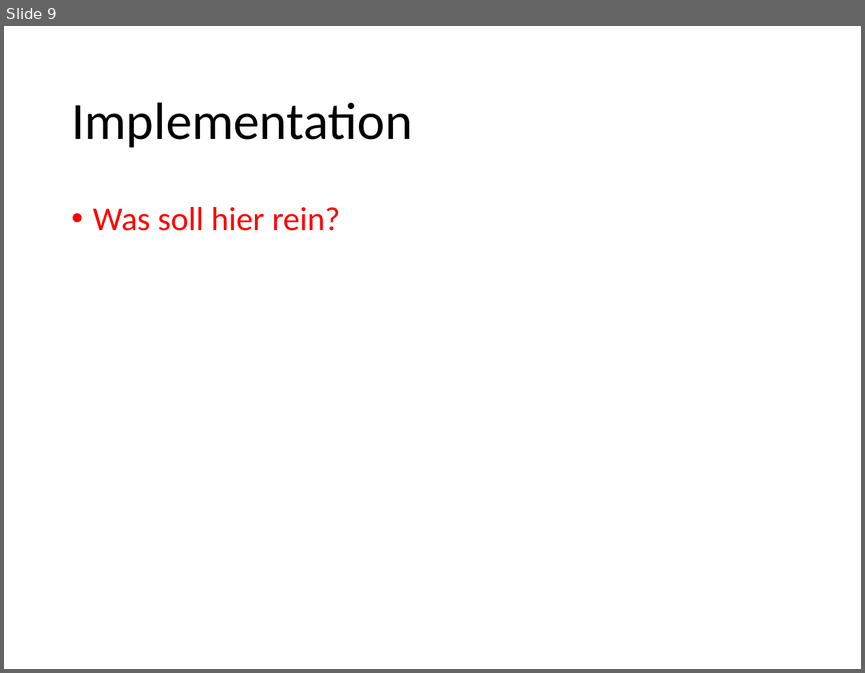
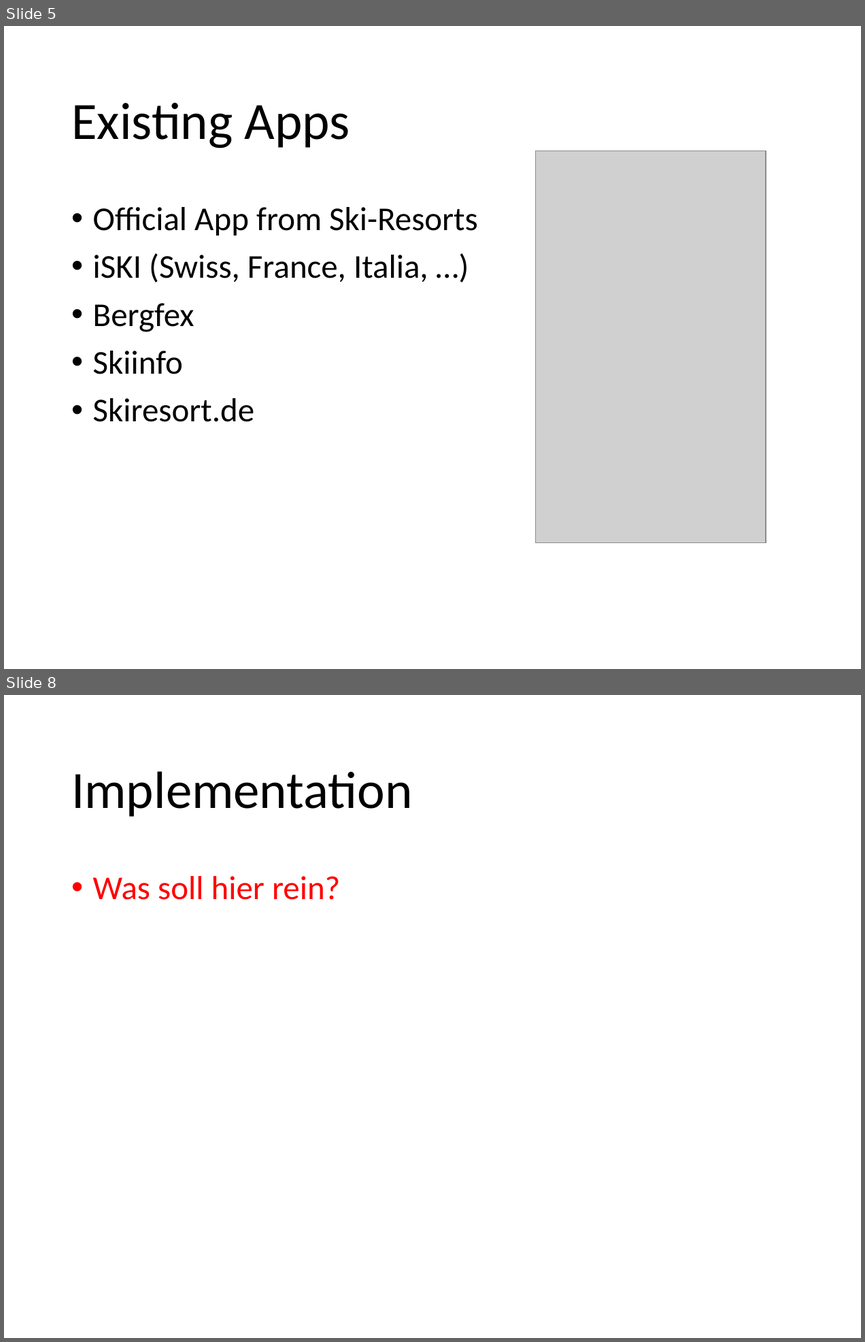
Before and after one commit to MSE-MobOP/Ski-Compass, a slide deck: Documents/Presentation/Presentation.pptx. Shown one above the other, each under a label of ours: slide 9 before the commit, slides 5 and 8 after it; the slides between them are not shown. The pictures are 865x673 and 865x1342 pixels, drawn with LibreOffice and Linux fonts; fonts in the diff are those of the drawing; grey boxes stand for pictures. Boxes give left, top, right and bottom in pixels: in the first picture for what was removed or moved away, otherwise in the second. Text is boxed around its words. In the diff, an @@ line names an element or a change of style, - is before the commit and + after.

```diff
--- a/Documents/Presentation/Presentation.pptx
+++ b/Documents/Presentation/Presentation.pptx
@@ slide 5 added at (x1=4, y1=26, x2=861, y2=669), background #FFFFFF @@
@@ title added at (x1=71, y1=102, x2=350, y2=148), 44 pt, text #000000 @@
+Existing Apps
@@ picture added at (x1=535, y1=151, x2=766, y2=543) @@
@@ picture added at (x1=545, y1=151, x2=766, y2=531) @@
@@ picture added at (x1=545, y1=151, x2=766, y2=543) @@
@@ text added at (x1=93, y1=207, x2=477, y2=422), 28 pt, text #000000 @@
+• Official App from Ski-Resorts
+• iSKI (Swiss, France, Italia, …)
+• Bergfex
+• Skiinfo
+• Skiresort.de
@@ what was slide 9 is now slide 8 @@
```
Also in this commit, not shown: 3 slides changed, 3 other slides added, 5 slides removed.
